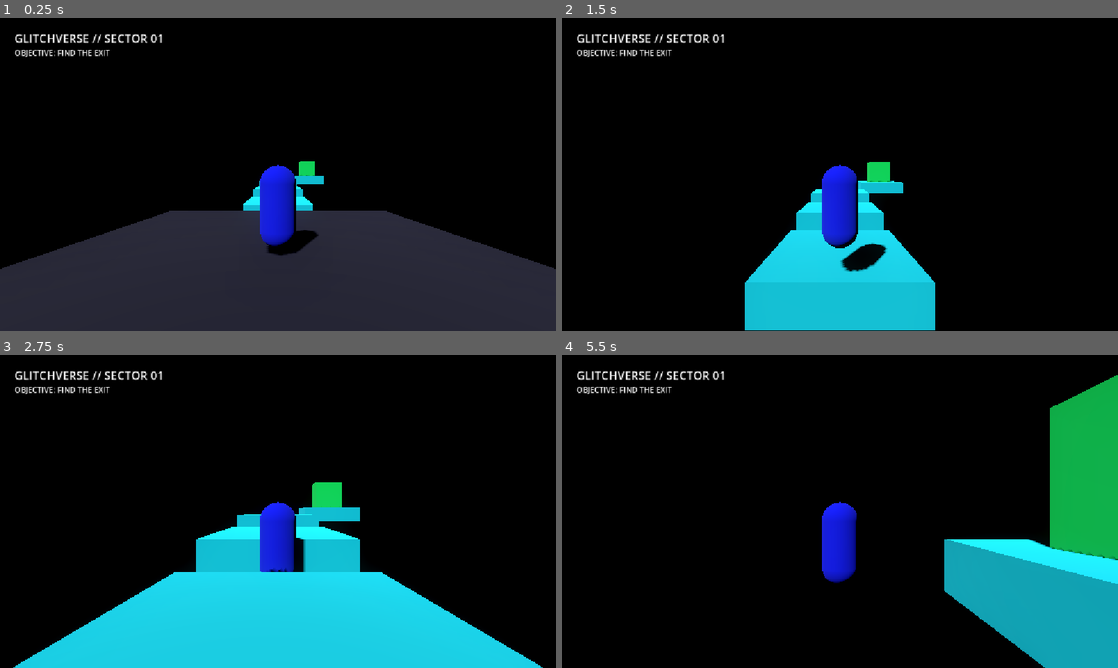
Above: before the commit, frames 1-4 (two rows, left to right).
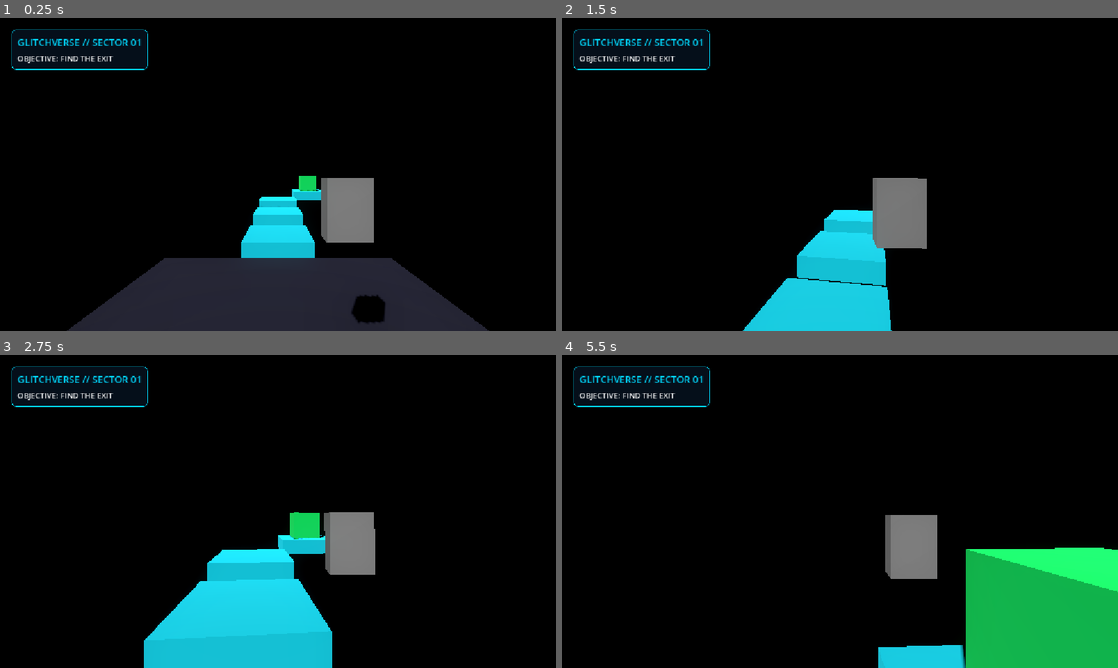
Above: after the commit, the same moments.

Repository: rehanvoid/CtrlAltElite
Game: Godot game, scene res://main.tscn
Same seed, same stepped clock (60 frames per second), same inputs: the game is played once before the commit and once after it.
Inputs (mouse positions are in pixels of both pictures, inside the frame that each line leads up to):
- Up to frame 1 (0.25 s): no input
- Up to frame 2 (1.5 s): tap Enter at 0.5 s; move the mouse to (867, 174) at 0.52 s; hold Shift (sprint) 0.53-1.28 s; hold W (move_forward) from 0.53 s (still down); tap Space (jump) at 0.77 s; move the mouse to (812, 174) at 1.27 s; tap Shift (sprint) at 1.35 s
- Up to frame 3 (2.75 s): keep holding W (move_forward); tap Space (jump) at 1.52 s; move the mouse to (289, 505) at 2.02 s; hold Shift (sprint) from 2.03 s (still down)
- Up to frame 4 (5.5 s): keep holding W (move_forward); move the mouse to (834, 517) at 2.77 s; release Shift (sprint) at 2.78 s; tap Shift (sprint) at 2.85, 4.35 s; tap Space (jump) at 3.02, 3.77, 4.52 s; move the mouse to (878, 514) at 3.52 s; hold Shift (sprint) 3.53-4.28 s; move the mouse to (795, 508) at 4.27 s; move the mouse to (845, 511) at 5.02 s; hold Shift (sprint) from 5.03 s (still down)

The runs differ from the first frame. In frame 1, 25% of the frame differs, in the area x 0-100%, y 3-100%; in frame 2, 12%; in frame 3, 21%; in frame 4, 25%, in the area x 2-100%, y 3-100%.

Commit message:
Add files via upload

Diff:
--- a/gltch-verse-hackathon-debugged/main.tscn
+++ b/gltch-verse-hackathon-debugged/main.tscn
@@ -5,12 +5,8 @@
 
 [sub_resource type="CapsuleShape3D" id="CapsuleShape3D_0xm2m"]
 
-[sub_resource type="CapsuleMesh" id="CapsuleMesh_o6u5s"]
-radius = 0.4
-height = 1.8
-
-[sub_resource type="StandardMaterial3D" id="StandardMaterial3D_jspg8"]
-albedo_color = Color(0, 0.08627451, 1, 1)
+[sub_resource type="BoxMesh" id="BoxMesh_33mkk"]
+size = Vector3(0.65, 0.9, 0.35)
 
 [sub_resource type="StandardMaterial3D" id="StandardMaterial3D_hmudf"]
 albedo_color = Color(0.101960786, 0.101960786, 0.18039216, 1)
@@ -83,6 +79,22 @@
 glow_bloom = 0.2
 glow_hdr_threshold = 0.9
 
+[sub_resource type="StyleBoxFlat" id="StyleBoxFlat_o6u5s"]
+content_margin_left = 12.0
+content_margin_top = 12.0
+content_margin_right = 12.0
+content_margin_bottom = 12.0
+bg_color = Color(0.02745098, 0.07450981, 0.12941177, 0.8)
+border_width_left = 1
+border_width_top = 1
+border_width_right = 1
+border_width_bottom = 1
+border_color = Color(0, 0.8509804, 1, 1)
+corner_radius_top_left = 8
+corner_radius_top_right = 8
+corner_radius_bottom_right = 8
+corner_radius_bottom_left = 8
+
 [node name="Main" type="Node3D" unique_id=1009966630]
 
 [node name="Player" type="CharacterBody3D" parent="." unique_id=524491024]
@@ -95,14 +107,18 @@
 [node name="CameraPivot" type="Node3D" parent="Player" unique_id=1292288098]
 transform = Transform3D(1, 0, 0, 0, 1, 0, 0, 0, 1, 0, 0.7, 0)
 
+[node name="Camera3D" type="Camera3D" parent="Player/CameraPivot" unique_id=307765028]
+transform = Transform3D(1, 0, 0, 0, 1, 0, 0, 0, 1, 0, 2, 4)
+
 [node name="SpringArm3D" type="SpringArm3D" parent="Player/CameraPivot" unique_id=95113002]
 spring_length = 4.5
 
-[node name="Camera3D" type="Camera3D" parent="Player/CameraPivot/SpringArm3D" unique_id=307765028]
-
 [node name="Visual" type="MeshInstance3D" parent="Player" unique_id=201468983]
-mesh = SubResource("CapsuleMesh_o6u5s")
-surface_material_override/0 = SubResource("StandardMaterial3D_jspg8")
+transform = Transform3D(1, 0, 0, 0, 1, 0, 0, 0, 1, 1, 1, 1)
+
+[node name="Torso" type="MeshInstance3D" parent="Player/Visual" unique_id=1108684592]
+transform = Transform3D(1, 0, 0, 0, 1, 0, 0, 0, 1, 0, 1.2, 0)
+mesh = SubResource("BoxMesh_33mkk")
 
 [node name="Level1" type="Node3D" parent="." unique_id=2121321819]
 
@@ -198,22 +214,28 @@
 anchor_bottom = 1.0
 grow_horizontal = 2
 grow_vertical = 2
-
-[node name="StageTitle" type="Label" parent="GameHUD/HUDLayout" unique_id=1455298338]
-layout_mode = 1
-offset_left = 30.0
-offset_top = 25.0
-offset_right = 340.0
-offset_bottom = 59.0
-theme_override_font_sizes/font_size = 24
+mouse_filter = 2
+
+[node name="HeaderPanel" type="PanelContainer" parent="GameHUD/HUDLayout" unique_id=1738567130]
+layout_mode = 0
+offset_left = 24.0
+offset_top = 24.0
+offset_right = 306.0
+offset_bottom = 76.0
+theme_override_styles/panel = SubResource("StyleBoxFlat_o6u5s")
+
+[node name="VBoxContainer" type="VBoxContainer" parent="GameHUD/HUDLayout/HeaderPanel" unique_id=1899356748]
+layout_mode = 2
+theme_override_constants/separation = 8
+
+[node name="StageTitle" type="Label" parent="GameHUD/HUDLayout/HeaderPanel/VBoxContainer" unique_id=1455298338]
+layout_mode = 2
+theme_override_colors/font_color = Color(0, 0.8509804, 1, 1)
+theme_override_font_sizes/font_size = 20
 text = "GLITCHVERSE // SECTOR 01"
 
-[node name="ObjectiveLabel" type="Label" parent="GameHUD/HUDLayout" unique_id=435943113]
-layout_mode = 0
-offset_left = 30.0
-offset_top = 60.0
-offset_right = 228.0
-offset_bottom = 83.0
+[node name="ObjectiveLabel" type="Label" parent="GameHUD/HUDLayout/HeaderPanel/VBoxContainer" unique_id=435943113]
+layout_mode = 2
 text = "OBJECTIVE: FIND THE EXIT"
 
 [connection signal="body_entered" from="Level1/Goal" to="Level1/Goal" method="_on_body_entered"]
